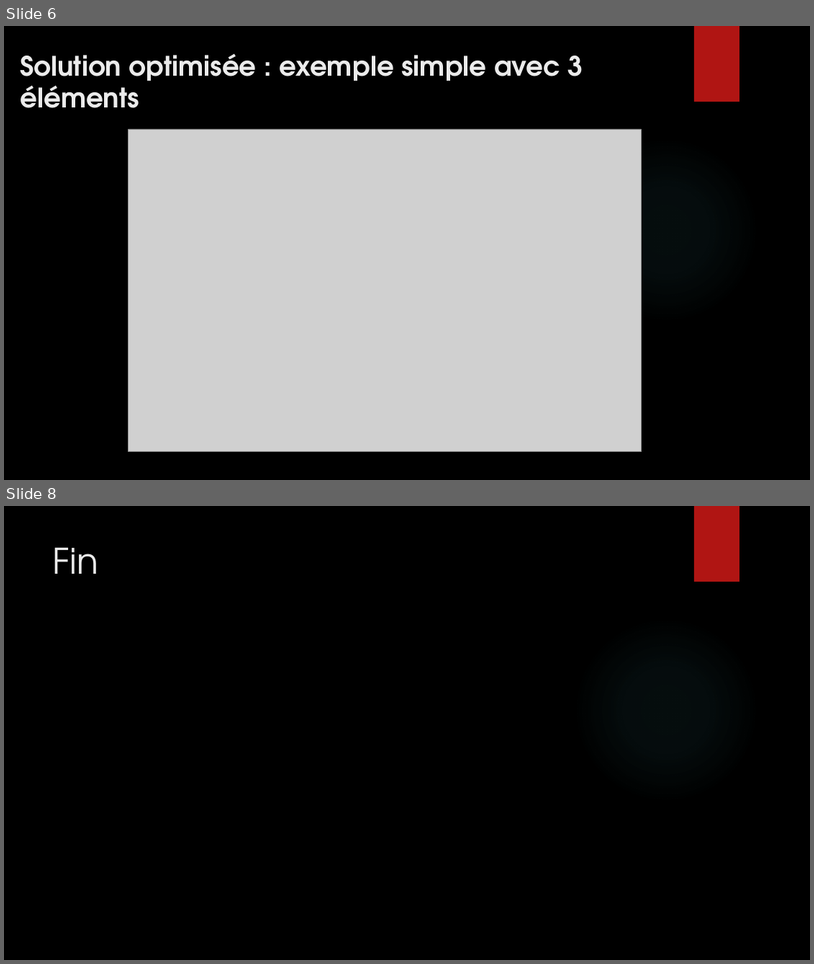
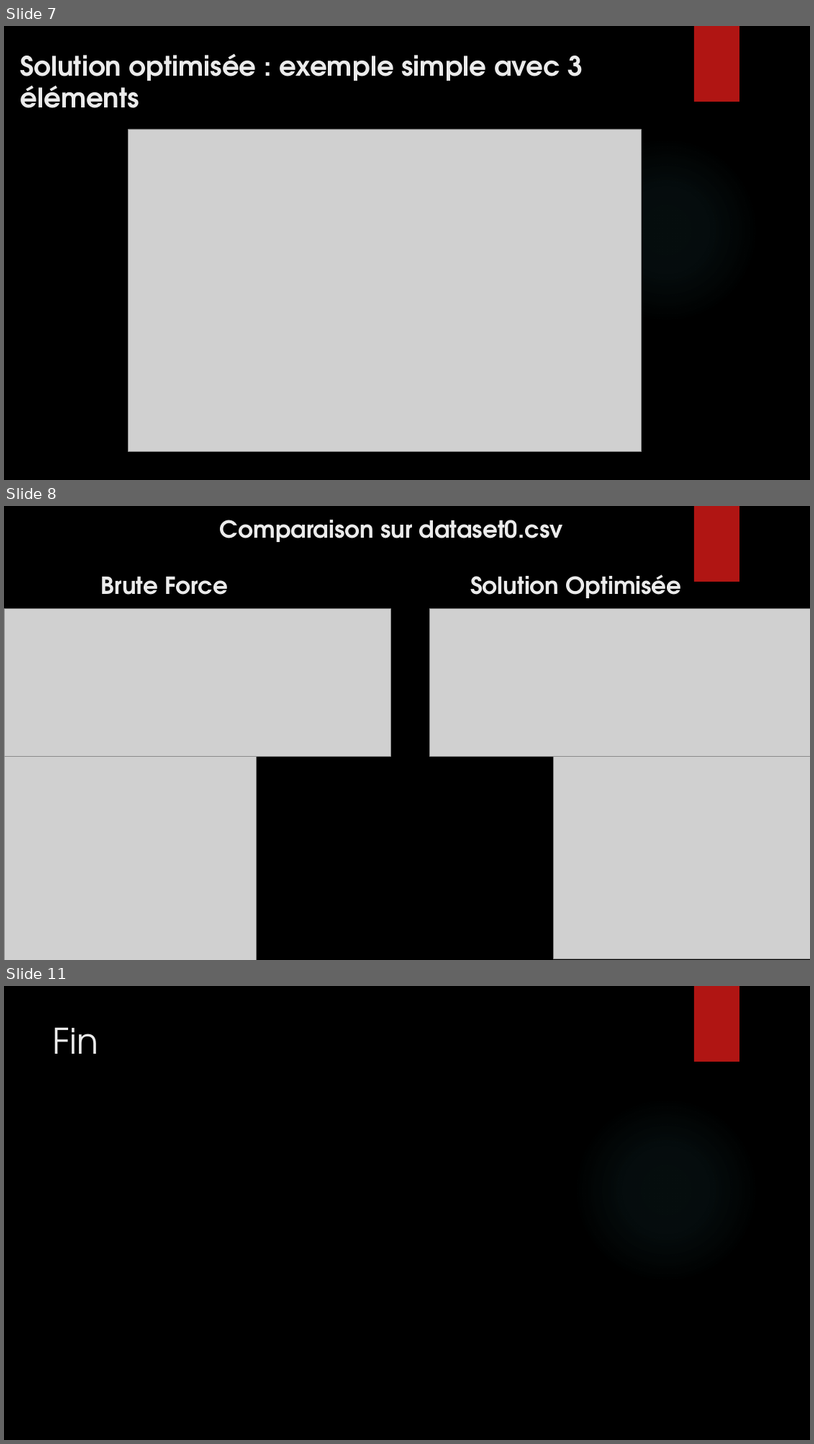
Before and after one commit to NidalChateur/OC_P7, a slide deck: slides/slides.pptx. Shown one above the other, each under a label of ours: slides 6 and 8 before the commit, slides 7, 8 and 11 after it; the slides between them are not shown. The pictures are 814x964 and 814x1444 pixels, drawn with LibreOffice and Linux fonts; fonts in the diff are those of the drawing; grey boxes stand for pictures; background and template pictures are left out. Boxes give left, top, right and bottom in pixels: in the first picture for what was removed or moved away, otherwise in the second. Text is boxed around its words. In the diff, an @@ line names an element or a change of style, - is before the commit and + after.

```diff
--- a/slides/slides.pptx
+++ b/slides/slides.pptx
@@ slide 8 added at [4,506,810,960], background picture (left out); not listed: 2 template elements that a slide beside it also shows @@
@@ title added at [101,520,682,598], 28 pt, text #EBEBEB, bold @@
+Comparaison sur dataset0.csv
+Brute Force Solution Optimisée
@@ picture added at [4,609,391,757] @@
@@ picture added at [430,609,810,757] @@
@@ picture added at [4,756,257,960] @@
@@ picture added at [554,756,810,958] @@
@@ what was slide 6 is now slide 7 @@
@@ what was slide 8 is now slide 11 @@
```
Also in this commit, not shown: 2 slides changed, 2 other slides added.
